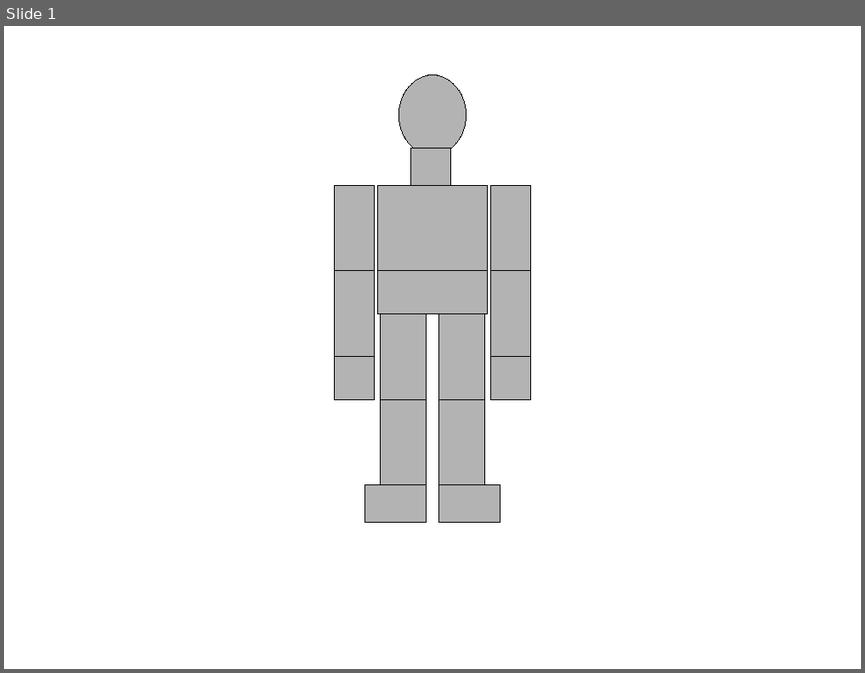
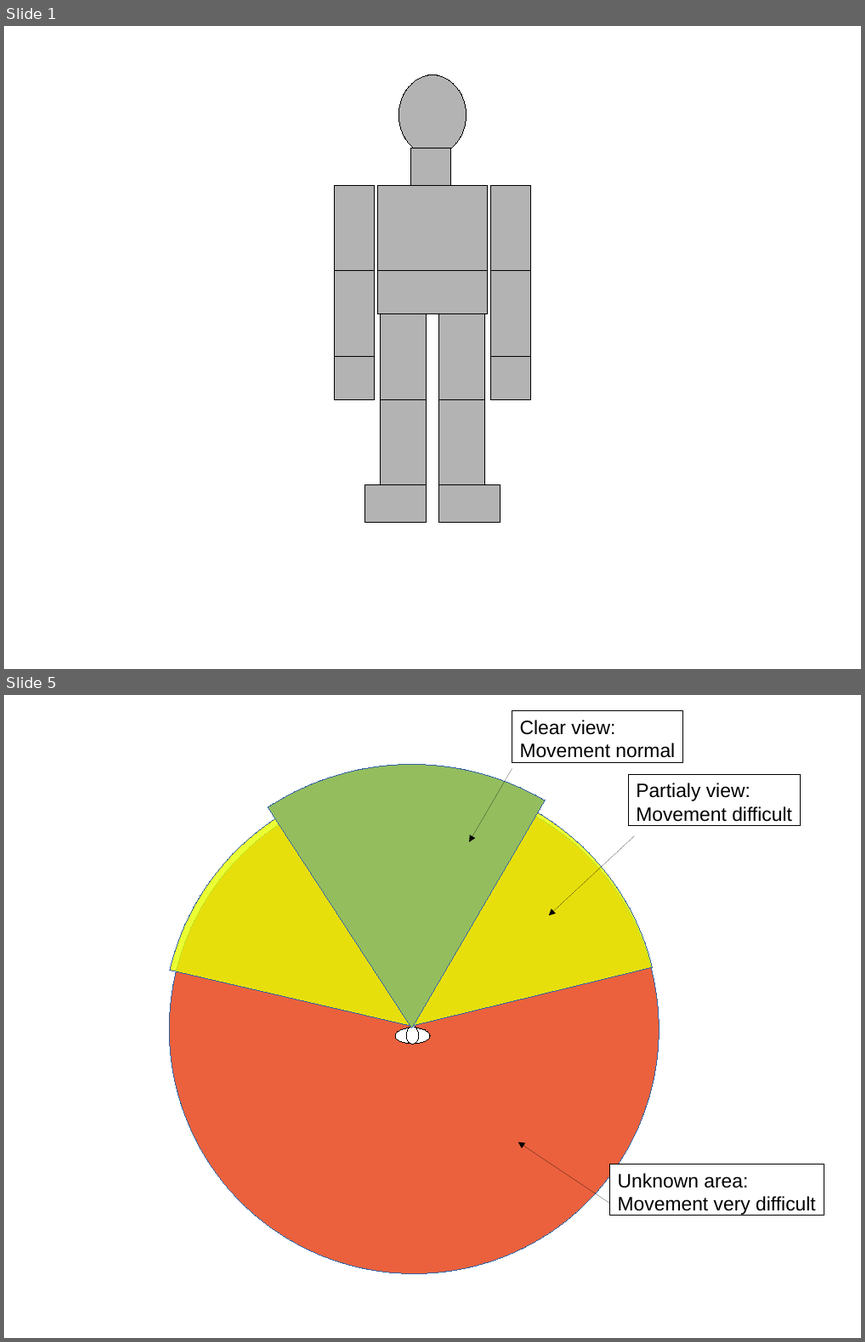
Before and after one commit to JosaiProduction/Survival, a slide deck: Documents/Game Design/Rough body schematics for hitallocation.odp. Shown one above the other, each under a label of ours: slide 1 before the commit, slides 1 and 5 after it; the slides between them are not shown. The pictures are 865x673 and 865x1342 pixels, drawn with LibreOffice and Linux fonts; fonts in the diff are those of the drawing. Boxes give left, top, right and bottom in pixels: in the first picture for what was removed or moved away, otherwise in the second. Text is boxed around its words. In the diff, an @@ line names an element or a change of style, - is before the commit and + after.

```diff
--- a/Documents/Game Design/Rough body schematics for hitallocation.odp
+++ b/Documents/Game Design/Rough body schematics for hitallocation.odp
@@ slide 5 added at box(4, 695, 861, 1338), background #FFFFFF @@
@@ freeform shape added at box(79, 695, 745, 1338), fill #94BD5E, outline #3465A4 0 pt @@
@@ rectangle added at box(512, 711, 683, 763), fill #FFFFFF, outline #000000 0 pt, 18 pt, text #000000 @@
+Clear view:
+Movement normal
@@ arrow added from (512, 768) to (469, 842), #000000 0 pt @@
@@ freeform shape added at box(160, 775, 663, 1277), fill #E6FF00 at 80% opacity, outline #3465A4 0 pt @@
@@ freeform shape added at box(170, 783, 659, 1274), fill #EB613D, outline #3465A4 0 pt @@
@@ rectangle added at box(629, 774, 800, 826), fill #FFFFFF, outline #000000 0 pt, 18 pt, text #000000 @@
+Partialy view:
+Movement difficult
@@ arrow added from (635, 836) to (549, 915), #000000 0 pt @@
@@ ellipse added at box(395, 1027, 430, 1043), fill #FFFFFF, outline #000000 0 pt @@
@@ ellipse added at box(407, 1027, 419, 1044), fill #FFFFFF, outline #000000 0 pt @@
@@ arrow added from (610, 1203) to (518, 1142), #000000 0 pt @@
@@ rectangle added at box(610, 1164, 824, 1215), fill #FFFFFF, outline #000000 0 pt, 18 pt, text #000000 @@
+Unknown area:
+Movement very difficult
```
Also in this commit, not shown: 4 other slides added, 15 other files.
